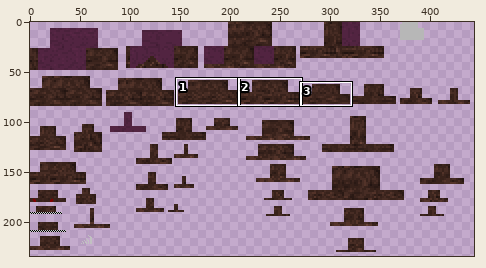
One commit to this sprite sheet: src/main/resources/assets/starcraft/textures/model/hydralisk.png. Above: a wide view before the commit, with the close-up outlined.
Close-up. Earlier state:
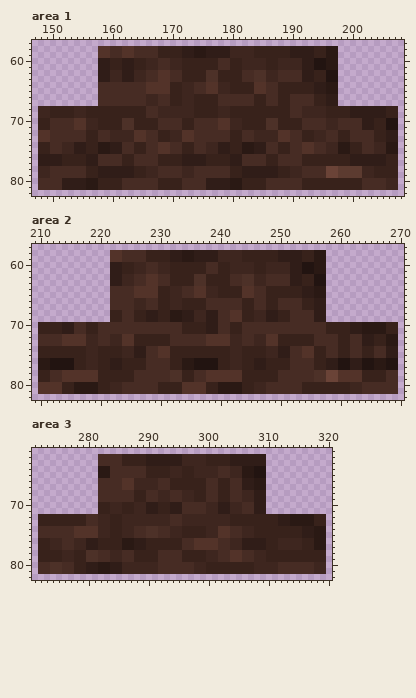
The file is 512x256 pixels. Pixels under 10% opacity are left out. Colours within 5 levels of each other are drawn and written as one. Shown: area 1: x 147..208, y 57..82; area 2: x 209..270, y 57..82; area 3: x 271..320, y 61..82. The wide view leaves out empty margins. The commit also changed other parts of the picture, which this record leaves out.
New version:
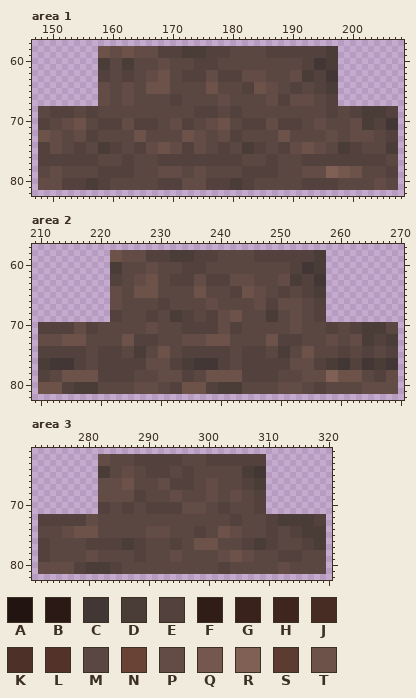
Palette (. is transparent): A #221411  B #2a1914  C #433735  D #4a3c37  E #52413c  F #301d18  G #38221b  H #3e261f  J #472c24  K #4d3128  L #533329  M #5b4741  N #6a4337  P #634c45  Q #74584f  R #805f55  S #5c3b30  T #6d5249
Change:
Changed rows in their new state; - is an unchanged pixel.
Area 1:
first column x 148:
58 ----------TTPPTTPPPPEEEEDDDDEEEEMMMMMMEEEEEEEEEEDD----------
59 ----------TTPPTTPPPPEEEEDDDDEEEEMMMMMMEEEEEEEEEEDD----------
60 ----------DDMMDDMMMMPPMMMMEEEEMMMMMMMMMMMMMMEECCDD----------
61 ----------DDMMDDMMMMPPMMMMEEEEMMMMMMMMMMMMMMEECCDD----------
62 ----------EEMMEEMMPPTTMMEEEEPPEEEEPPPPMMMMPPDDEECC----------
63 ----------EEMMEEMMPPTTMMEEEEPPEEEEPPPPMMMMPPDDEECC----------
64 ----------PPMMPPMMTTTTMMMMMMTTMMMMEETTPPMMEEMMEEDD----------
65 ----------PPMMPPMMTTTTMMMMMMTTMMMMEETTPPMMEEMMEEDD----------
66 ----------PPMMPPMMMMMMEEMMMMMMPPMMMMMMPPEEPPPPMMEE----------
67 ----------PPMMPPMMMMMMEEMMMMMMPPMMMMMMPPEEPPPPMMEE----------
68 MMEEEEMMEEMMMMMMMMMMMMMMMMEEEEMMEEMMMMMMMMMMMMMMEEMMEEDDDDEE
69 MMEEEEMMEEMMMMMMMMMMMMMMMMEEEEMMEEMMMMMMMMMMMMMMEEMMEEDDDDEE
70 EEMMPPTTMMEEEEPPEEEEMMPPEEMMPPTTMMEEEEPPEEEEMMPPMMMMPPDDEECC
71 EEMMPPTTMMEEEEPPEEEEMMPPEEMMPPTTMMEEEEPPEEEEMMPPMMMMPPDDEECC
72 TTPPMMPPEEMMMMMMTTMMMMMMTTPPMMPPEEMMMMMMTTMMMMMMPPMMPPPPMMEE
73 TTPPMMPPEEMMMMMMTTMMMMMMTTPPMMPPEEMMMMMMTTMMMMMMPPMMPPPPMMEE
74 EEPPMMEEMMDDEEMMEEPPTTPPEEPPMMEEMMDDEEMMEEPPTTPPMMDDEEMMMMDD
75 EEPPMMEEMMDDEEMMEEPPTTPPEEPPMMEEMMDDEEMMEEPPTTPPMMDDEEMMMMDD
76 EEEEEEEEEEMMMMEEMMMMEEEEEEEEEEEEEEMMMMEEMMMMEEEEEEEEEEEEEEMM
77 EEEEEEEEEEMMMMEEMMMMEEEEEEEEEEEEEEMMMMEEMMMMEEEEEEEEEEEEEEMM
78 MMPPMMMMMMEEEEEEMMMMPPPPMMPPMMMMMMEEEEEEMMMMPPPPRRQQTTMMMMEE
79 MMPPMMMMMMEEEEEEMMMMPPPPMMPPMMMMMMEEEEEEMMMMPPPPRRQQTTMMMMEE
80 PPPPEEEEDDEEMMMMMMMMEEEEPPPPEEEEDDEEMMMMMMMMEEEEEEMMMMMMPPMM
81 PPPPEEEEDDEEMMMMMMMMEEEEPPPPEEEEDDEEMMMMMMMMEEEEEEMMMMMMPPMM
Area 2:
first column x 210:
58 ------------TTPPPPEEEEDDDDEEEEMMMMMMEEEEEEEEEEDD------------
59 ------------TTPPPPEEEEDDDDEEEEMMMMMMEEEEEEEEEEDD------------
60 ------------DDMMMMPPMMMMEEEEMMMMMMMMMMMMMMEECCDD------------
61 ------------DDMMMMPPMMMMEEEEMMMMMMMMMMMMMMEECCDD------------
62 ------------EEMMPPTTMMEEEEPPEEEEPPPPMMMMPPDDEECC------------
63 ------------EEMMPPTTMMEEEEPPEEEEPPPPMMMMPPDDEECC------------
64 ------------PPMMTTTTMMMMMMTTMMMMEETTPPMMEEMMEEDD------------
65 ------------PPMMTTTTMMMMMMTTMMMMEETTPPMMEEMMEEDD------------
66 ------------PPMMMMMMEEMMMMMMPPMMMMMMPPEEPPPPMMEE------------
67 ------------PPMMMMMMEEMMMMMMPPMMMMMMPPEEPPPPMMEE------------
68 ------------EEMMMMEEMMDDEEMMEEPPTTMMMMDDMMPPMMEE------------
69 ------------EEMMMMEEMMDDEEMMEEPPTTMMMMDDMMPPMMEE------------
70 EEEEEEPPEEMMMMMMMMPPMMMMEEEEEEPPEEMMMMMMMMPPMMMMEEMMEEDDDDMM
71 EEEEEEPPEEMMMMMMMMPPMMMMEEEEEEPPEEMMMMMMMMPPMMMMEEMMEEDDDDMM
72 PPPPTTTTMMMMMMTTEEEEMMMMPPPPTTTTMMMMMMTTEEEEMMMMPPMMPPDDEEDD
73 PPPPTTTTMMMMMMTTEEEEMMMMPPPPTTTTMMMMMMTTEEEEMMMMPPMMPPDDEEDD
74 EEEEEEEEMMEEEEMMDDMMTTMMEEEEEEEEMMEEEEMMDDMMTTMMMMEEMMEEMMEE
75 EEEEEEEEMMEEEEMMDDMMTTMMEEEEEEEEMMEEEEMMDDMMTTMMMMEEMMEEMMEE
76 DDCCCCEEMMEEEEEEEEPPPPEEDDCCCCEEMMEEEEEEEEPPPPEEDDCCEECCDDCC
77 DDCCCCEEMMEEEEEEEEPPPPEEDDCCCCEEMMEEEEEEEEPPPPEEDDCCEECCDDCC
78 EEMMTTTTTTEEEEEEMMMMPPPPEEMMTTTTTTEEEEEEMMMMPPPPRRTTTTMMEEPP
79 EEMMTTTTTTEEEEEEMMMMPPPPEEMMTTTTTTEEEEEEMMMMPPPPRRTTTTMMEEPP
80 TTTTEEDDDDMMMMMMPPPPMMEETTTTEEDDDDMMMMMMPPPPMMEEMMMMMMPPPPPP
81 TTTTEEDDDDMMMMMMPPPPMMEETTTTEEDDDDMMMMMMPPPPMMEEMMMMMMPPPPPP
Area 3:
first column x 272:
62 ----------PPMMMMEEEEEEEEMMMMEEEEEEEEEE----------
63 ----------PPMMMMEEEEEEEEMMMMEEEEEEEEEE----------
64 ----------DDMMPPMMEEEEMMEEMMMMMMMMDDCC----------
65 ----------DDMMPPMMEEEEMMEEMMMMMMMMDDCC----------
66 ----------PPPPTTMMMMPPEEEEMMPPMMMMEEDD----------
67 ----------PPPPTTMMMMPPEEEEMMPPMMMMEEDD----------
68 ----------PPPPPPEEMMMMPPMMMMPPMMPPMMEE----------
69 ----------PPPPPPEEMMMMPPMMMMPPMMPPMMEE----------
70 ----------EEMMEEMMEEEEEEPPPPMMEEMMMMEE----------
71 ----------EEMMEEMMEEEEEEPPPPMMEEMMMMEE----------
72 EEEEEEEEPPMMMMMMMMMMMMMMMMMMMMMMEEMMMMEEDDDDDDEE
73 EEEEEEEEPPMMMMMMMMMMMMMMMMMMMMMMEEMMMMEEDDDDDDEE
74 MMMMPPTTTTMMMMMMMMPPPPMMMMEEMMTTPPMMMMEEMMEEDDDD
75 MMMMPPTTTTMMMMMMMMPPPPMMMMEEMMTTPPMMMMEEMMEEDDDD
76 EEMMMMMMEEEEEEDDEEMMMMEEMMTTTTMMMMEEDDEEMMMMEEDD
77 EEMMMMMMEEEEEEDDEEMMMMEEMMTTTTMMMMEEDDEEMMMMEEDD
78 EEMMMMMMPPMMMMMMEEMMMMPPMMMMMMPPTTPPMMMMEEEEMMMM
79 EEMMMMMMPPMMMMMMEEMMMMPPMMMMMMPPTTPPMMMMEEEEMMMM
80 PPPPPPEEDDDDEEMMMMMMMMMMMMMMMMEEMMMMMMMMPPMMMMMM
81 PPPPPPEEDDDDEEMMMMMMMMMMMMMMMMEEMMMMMMMMPPMMMMMM
Changed places in both close-ups, as pixel boxes (x1, y1, x2, y2):
changed: (38, 46, 398, 190)
changed: (38, 250, 398, 394)
changed: (38, 454, 326, 574)
